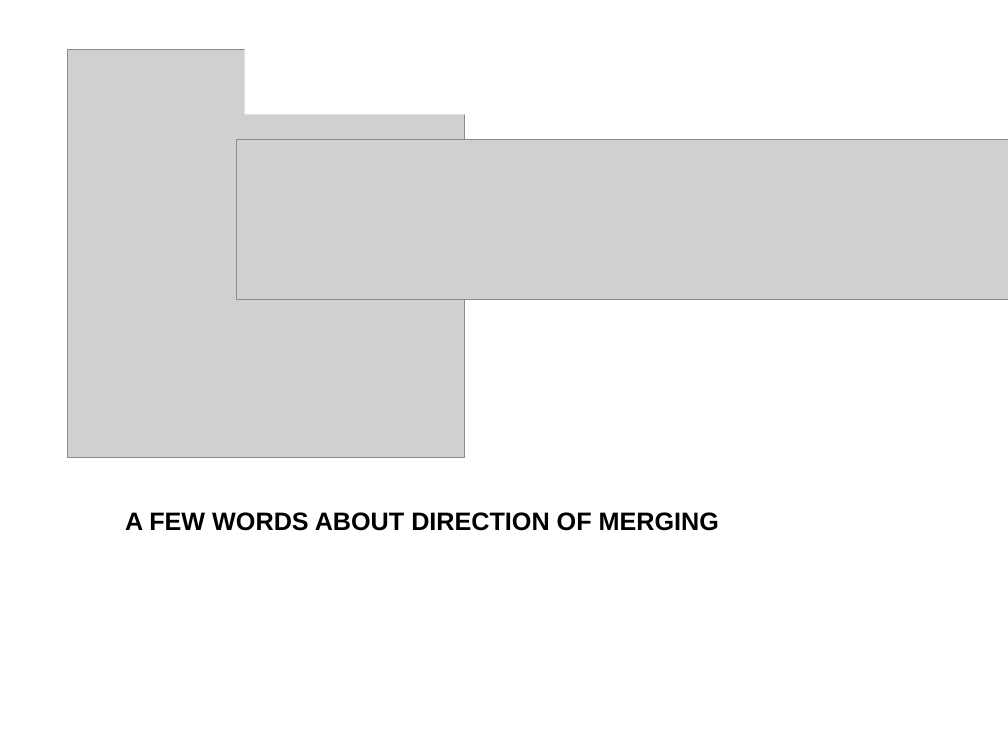
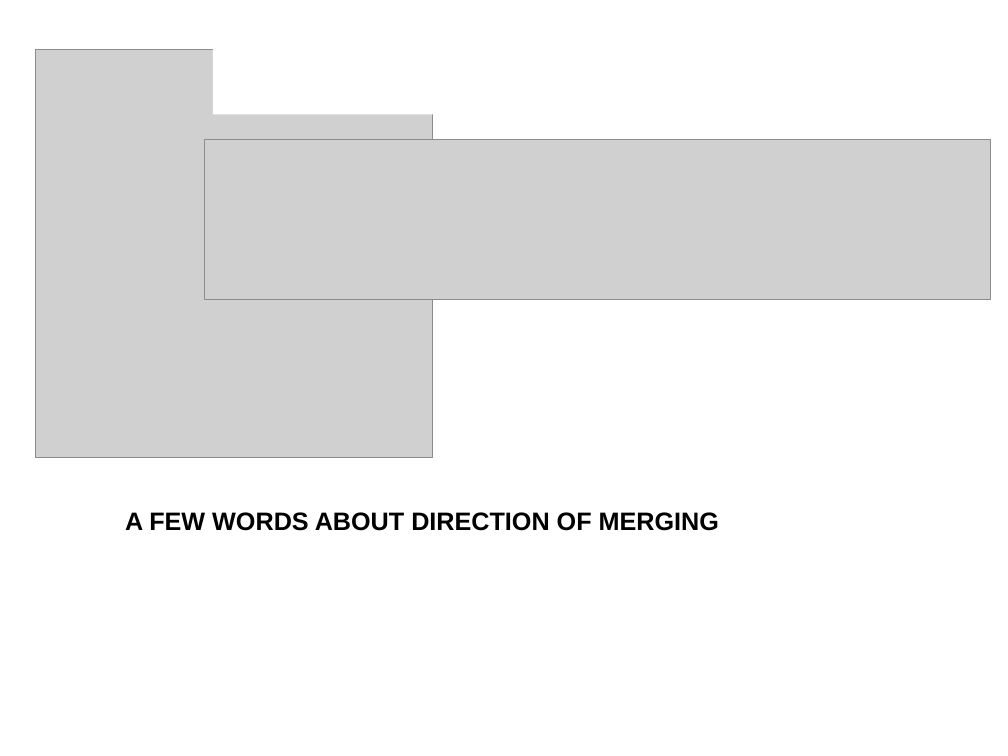
Before and after one commit to UncleCJ/hicollegegit, a slide deck: slide 17 of Git-introduktion_Hermods_HiQ.pptx. Drawn at 1008x756 pixels with LibreOffice and Linux fonts; fonts in the diff are those of the drawing; grey boxes stand for pictures; background and template pictures are left out. Boxes give left, top, right and bottom in pixels: in the first picture for what was removed or moved away, otherwise in the second. Text is boxed around its words. In the diff, an @@ line names an element or a change of style, - is before the commit and + after.

Commit message:
Feeling good about this presentation now :-)
Amended: Ooops, compressed images too now

```diff
--- a/Git-introduktion_Hermods_HiQ.pptx
+++ b/Git-introduktion_Hermods_HiQ.pptx
@@ picture: place and size @@
-picture at <box>68,50,465,459</box>
+picture at <box>35,50,432,459</box>
@@ rectangle: place and size @@
-rectangle at <box>245,44,471,114</box>
+rectangle at <box>213,44,438,114</box>
@@ picture: place and size @@
-picture at <box>236,140,1008,299</box>
+picture at <box>205,140,991,299</box>
```
Also in this commit, not shown: 11 other slides changed, 3 slides added, 1 slide removed.
